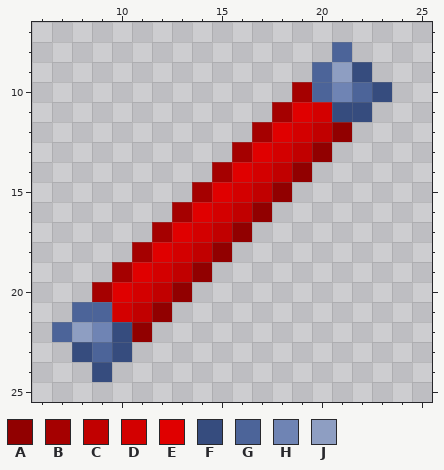
Edited in one commit: pixel-art sprite (Resources/Textures/Objects/Fun/groantube.rsi/icon.png). Above: the version before the commit.
The file is 32x32 pixels. Shown: x 6..25, y 7..25.
Palette (. is transparent): A #910000  B #a50000  C #c10000  D #d30000  E #e00000  F #364c7e  G #4c6499  H #6f84b4  J #8e9ec2
Once edited:
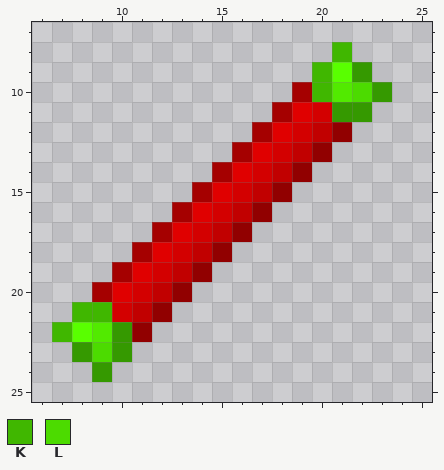
Colours new in this view: K #40b700  L #4cdb00
Difference:
Colour F changes from #364c7e to #359900.
Colour H changes from #6f84b4 to #52ea00.
Colour J changes from #8e9ec2 to #59ff00.
Colour K replaces colour G in row 8 at x 21; in rows 9 to 10 at x 20; in row 21 at x 8 to 9; in row 22 at x 7.
Colour L replaces colour G in row 10 at x 22; in row 23 at x 9.
Pixel boxes of the changes (left, top, right, bottom) in both pictures:
changed: (312, 42, 392, 122)
changed: (52, 302, 132, 382)
